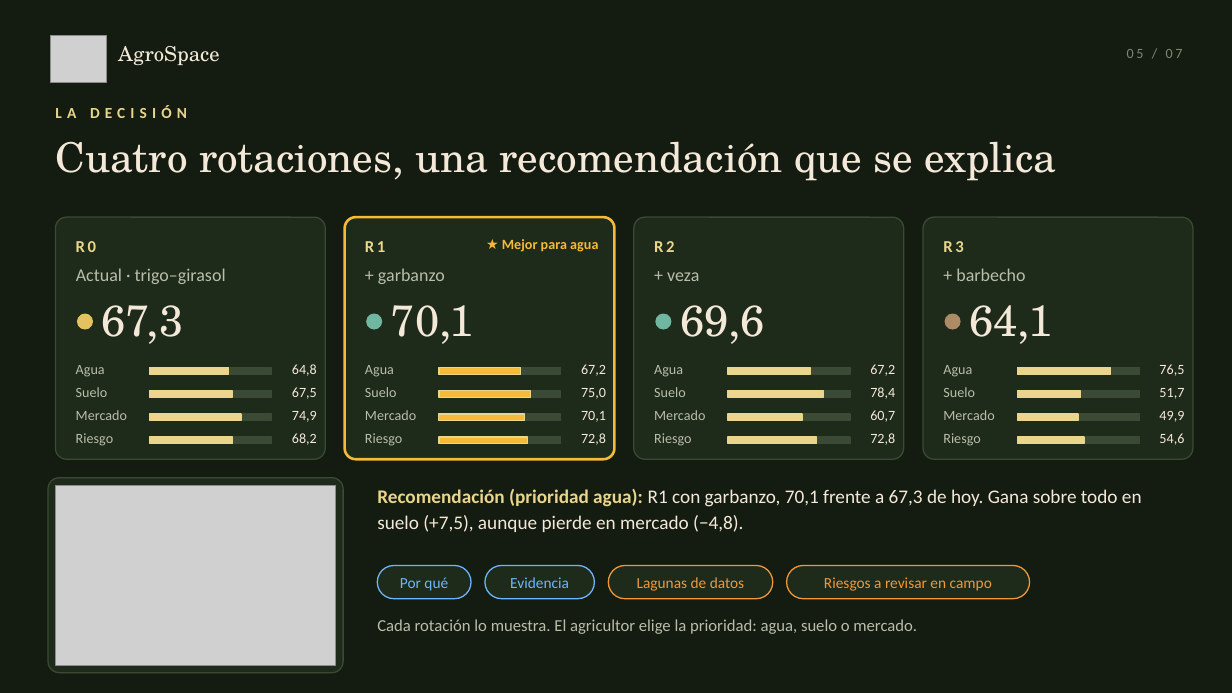
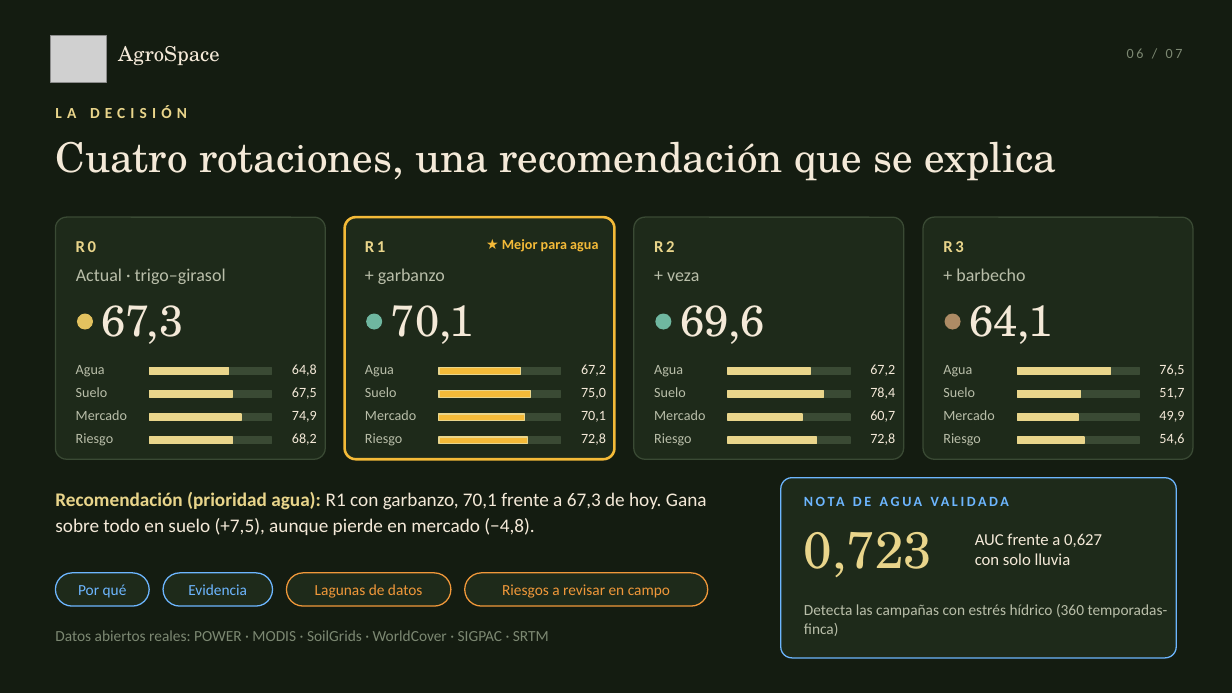
Before and after one commit to jesus1516/Ciberpiso, a slide deck: slide 6 of presentation/AgroSpace-ES.pptx (slide 5 before the commit). Drawn at 1232x693 pixels with LibreOffice and Linux fonts; fonts in the diff are those of the drawing; grey boxes stand for pictures. Boxes give left, top, right and bottom in pixels: in the first picture for what was removed or moved away, otherwise in the second. Text is boxed around its words. In the diff, an @@ line names an element or a change of style, - is before the commit and + after.

```diff
--- a/presentation/AgroSpace-ES.pptx
+++ b/presentation/AgroSpace-ES.pptx
@@ rounded rectangle removed at <box>48,478,343,673</box> @@
@@ rounded rectangle added at <box>781,478,1177,658</box>, fill #1E2A1A, outline #6DB6FF 1 pt @@
@@ text "Recomendación (prioridad agua): R1 con ..." rewrapped from <box>377,489,1142,532</box> to <box>55,492,707,535</box> @@
@@ picture removed at <box>55,485,335,665</box> @@
@@ text added at <box>804,532,932,577</box>, 40 pt, text #E9D58B @@
+0,723
@@ text added at <box>975,533,1102,565</box>, 13 pt, text #F4E9D8 @@
+AUC frente a 0,627
+con solo lluvia
@@ rounded rectangle removed at <box>787,566,1030,599</box> @@
@@ rounded rectangle added at <box>55,573,149,606</box>, fill #1E2A1A, outline #6DB6FF 1 pt @@
@@ rounded rectangle: place and size @@
-rounded rectangle at <box>377,566,470,599</box>
+rounded rectangle at <box>163,573,273,606</box>
@@ rounded rectangle: place and size @@
-rounded rectangle at <box>485,566,595,599</box>
+rounded rectangle at <box>287,573,451,606</box>
@@ rounded rectangle at <box>287,573,451,606</box>: outline #6DB6FF 1 pt to #F0983A 1 pt @@
@@ rounded rectangle: place and size @@
-rounded rectangle at <box>608,566,773,599</box>
+rounded rectangle at <box>465,573,708,606</box>
@@ 4 texts: place and size @@
-4 texts at <box>400,577,992,591</box>
+4 texts at <box>78,584,670,598</box>
@@ text at <box>377,619,917,634</box>: text changed; size 13 to 11 pt; text colour #B9BEA9 to #6DB6FF; bold on @@
-Cada rotación lo muestra. El agricultor elige la prioridad: agua, suelo o mercado.
+NOTA DE AGUA VALIDADA
@@ text added at <box>804,604,1168,636</box>, 12 pt, text #B9BEA9 @@
+Detecta las campañas con estrés hídrico (360 temporadas-finca)
@@ text added at <box>55,630,549,641</box>, 12 pt, text #7C8872 @@
+Datos abiertos reales: POWER · MODIS · SoilGrids · WorldCover · SIGPAC · SRTM
```
Also in this commit, not shown: 4 other slides changed, 1 slide added, 1 slide removed, 4 other files.
